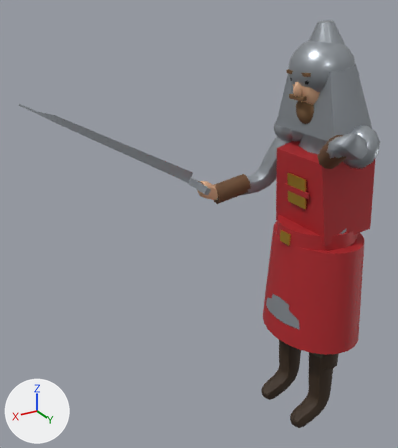
The glTF model models/era1/angliya_otliq.glb: old version first, new version second.
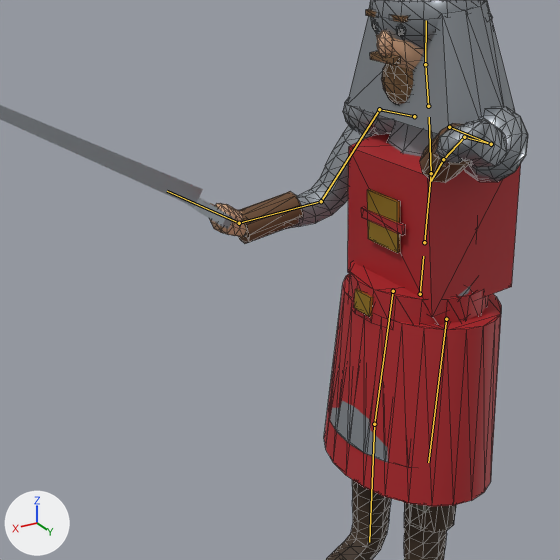
Each version is shown whole from a 50 mm lens placed at (1.581, 1.656, 1.927), pointed at (0.508, -0.133, 1.032), then close up on the part from 19% to 100% of the width and 14% to 86% of the height. Arrows for +X, +Y and +Z are at lower left; the lights stay in place. The first two pictures are the older version. Both versions are drawn at frame 24 of the action 'Block'; the numbers are the values there. The bones that change, and the others that lie on the model, are drawn over the model as lines in the close-ups. The close-ups show mesh edges as thin lines.

Names of what the first close-up shows: 'Body', 'Sword'.
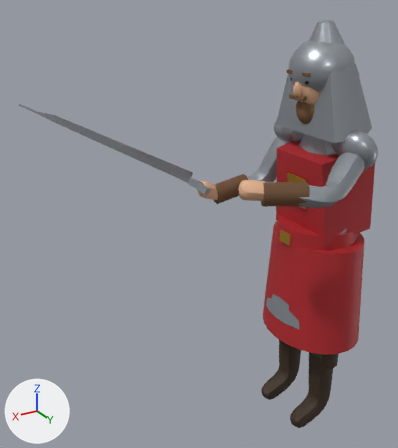
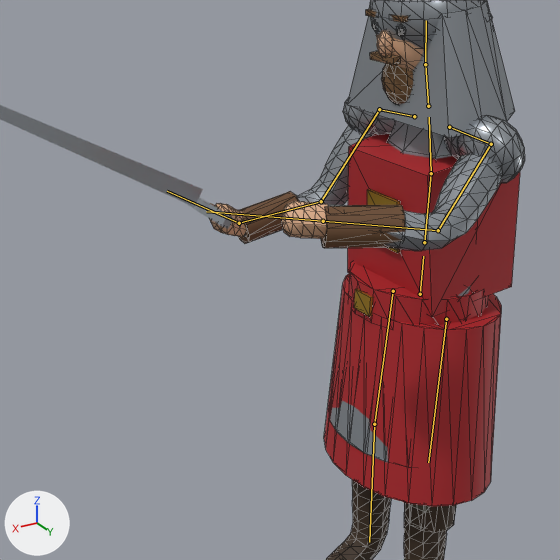
Location of each change, [x1, y1, x2, y2] in pixels of the close-ups (560 x 560 px):
'Body', posed
    before: [210, 0, 528, 560]
    after: [210, 0, 525, 560]
bone 'UpperArm.L', root to tip
    before: (491, 144) to (464, 137)
    after: (491, 144) to (438, 230)
bone 'ForeArm.L', root to tip
    before: (464, 137) to (443, 159)
    after: (438, 230) to (323, 221)

The edits, one by one:
Bone 'UpperArm.L' (bone_upperarm_l) turns from (34, -7, -115) to (17, -7, -67) degrees about its own x, y and z.
Bone 'ForeArm.L' (bone_forearm_l) turns from (-136, -54, -47) to (-45, 28, -65) degrees about its own x, y and z.
